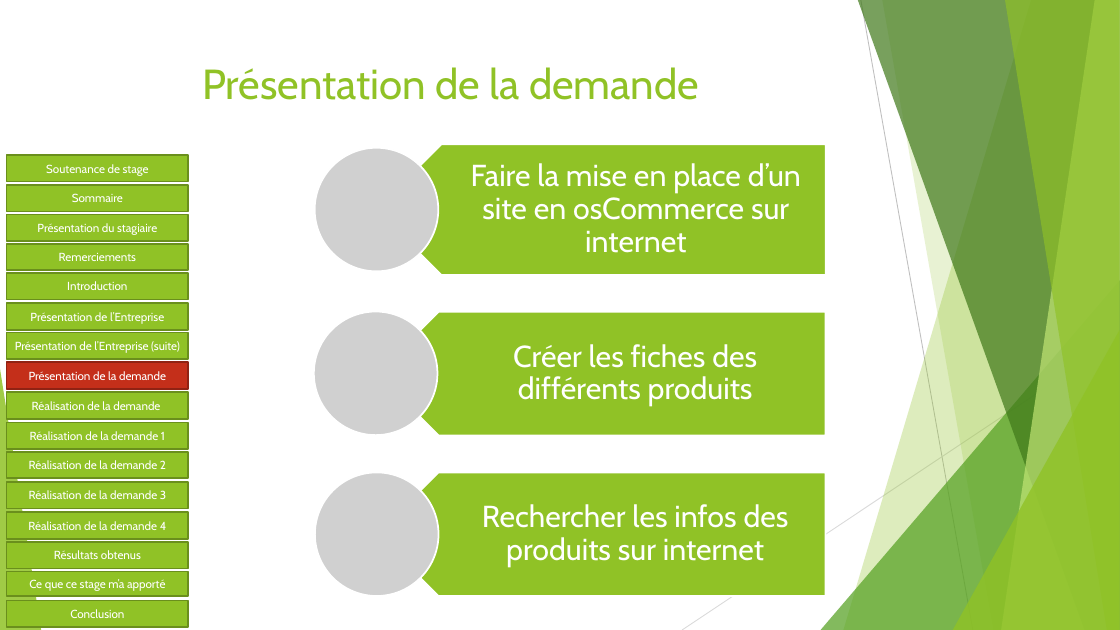
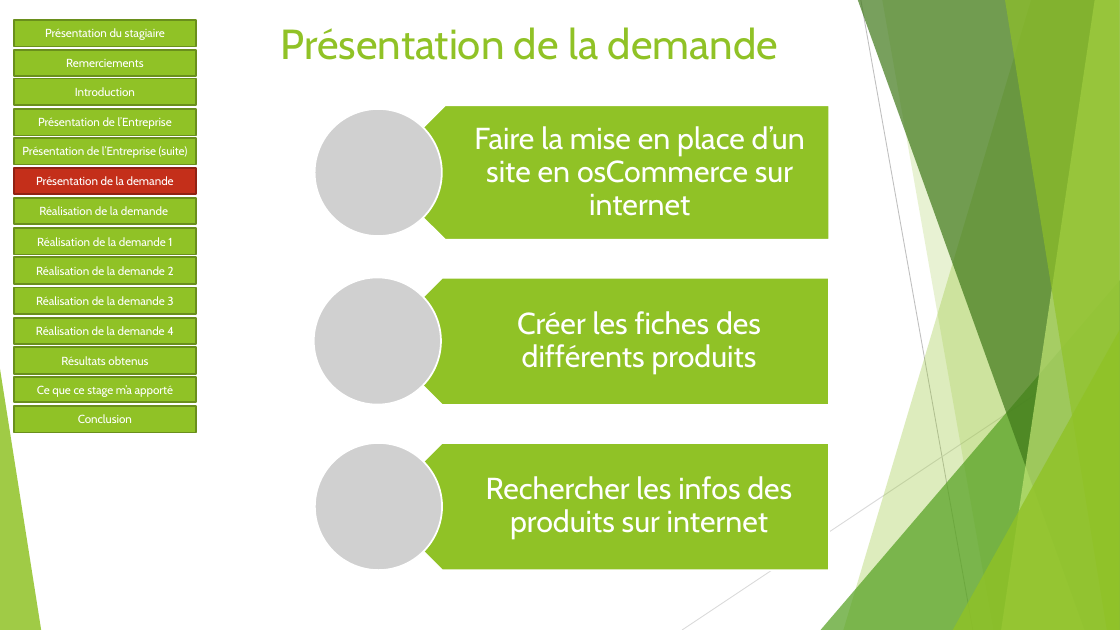
Before and after one commit to Sophie36/LASERSTORE, a slide deck: slide 8 of SOUTENANCE/Soutenance de stage.pptx. Drawn at 1120x630 pixels with LibreOffice and Linux fonts; fonts in the diff are those of the drawing; grey boxes stand for pictures. Boxes give left, top, right and bottom in pixels: in the first picture for what was removed or moved away, otherwise in the second. Text is boxed around its words. In the diff, an @@ line names an element or a change of style, - is before the commit and + after.

```diff
--- a/SOUTENANCE/Soutenance de stage.pptx
+++ b/SOUTENANCE/Soutenance de stage.pptx
@@ title "Présentation de la demande": place and size @@
-title "Présentation de la demande" at box(202, 67, 699, 100)
+title "Présentation de la demande" at box(281, 27, 778, 60)
@@ 14 rectangles: place and size @@
-14 rectangles at box(7, 214, 188, 628)
+14 rectangles at box(14, 20, 196, 433)
@@ picture: place and size @@
-picture at box(315, 148, 439, 271)
+picture at box(315, 109, 442, 236)
@@ pentagon arrow: place and size @@
-pentagon arrow at box(376, 145, 826, 276)
+pentagon arrow at box(378, 105, 829, 239)
@@ text "Faire la mise en place ...": place and size @@
-text "Faire la mise en place ..." at box(471, 163, 801, 253)
+text "Faire la mise en place ..." at box(474, 126, 805, 216)
@@ rectangle removed at box(7, 155, 188, 182) @@
-Soutenance de stage
@@ rectangle removed at box(7, 185, 188, 212) @@
-Sommaire
@@ picture: place and size @@
-picture at box(314, 312, 438, 435)
+picture at box(313, 277, 440, 404)
@@ pentagon arrow: place and size @@
-pentagon arrow at box(376, 312, 825, 435)
+pentagon arrow at box(379, 278, 829, 405)
@@ text "Créer les fiches des différents ...": place and size @@
-text "Créer les fiches des différents ..." at box(513, 344, 757, 407)
+text "Créer les fiches des différents ..." at box(517, 311, 761, 374)
@@ picture: place and size @@
-picture at box(315, 472, 439, 596)
+picture at box(315, 443, 442, 570)
@@ pentagon arrow: place and size @@
-pentagon arrow at box(376, 472, 825, 596)
+pentagon arrow at box(379, 443, 829, 570)
@@ text "Rechercher les infos des produits ...": place and size @@
-text "Rechercher les infos des produits ..." at box(482, 504, 789, 567)
+text "Rechercher les infos des produits ..." at box(486, 476, 792, 539)
```
Also in this commit, not shown: 15 other slides changed.
